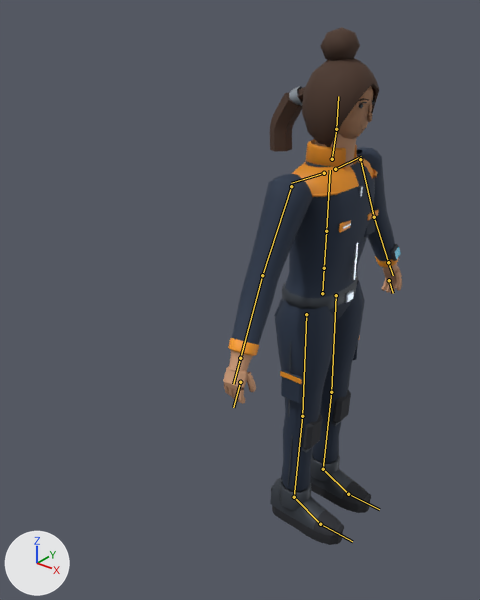
The glTF model assets/models/astronaut_indoor.glb, before and after one commit.
Before and after are seen from a camera (50 mm lens) standing at (1.126, -1.886, 2.009) and looking at (-0.211, -0.215, 0.973). Lighting does not change. The marker at lower left points along +X, +Y and +Z. The picture after the commit comes second. The bones that change, and the others that lie on the model, are drawn over the model as lines.

In view in the first picture: 'Body', 'Head_1', 'Head_2', 'Head_3'.
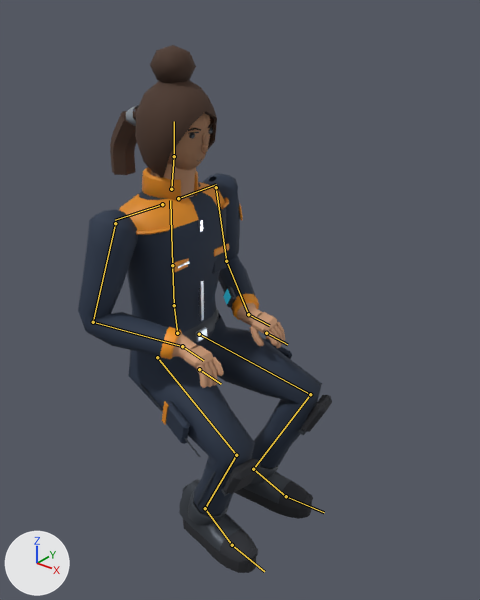
The newer file adds an action. The first version stands in its rest pose; the second is drawn at frame 42 of the action 'board'.

Boxes (x1, y1, x2, y2) around the edits, measured in the pictures (480 x 600 px):
'Body', posed (42% wider)
    before: (223, 134, 402, 545)
    after: (78, 164, 332, 573)
'Head_2', posed (6% wider, 10% taller)
    before: (302, 58, 379, 147)
    after: (135, 80, 217, 178)
'Head_3', posed
    before: (270, 86, 305, 152)
    after: (110, 106, 213, 175)
'Head_1', posed
    before: (321, 27, 360, 61)
    after: (150, 45, 196, 83)
bone 'hips', root to tip
    before: (322, 293) to (324, 268)
    after: (177, 333) to (174, 305)
bone 'spine', root to tip
    before: (324, 268) to (326, 231)
    after: (174, 305) to (172, 265)
bone 'neck', root to tip
    before: (332, 159) to (336, 129)
    after: (171, 189) to (174, 156)
bone 'shoulder.L', root to tip
    before: (335, 169) to (361, 156)
    after: (178, 198) to (216, 184)
bone 'upper_arm.L', root to tip
    before: (360, 159) to (374, 217)
    after: (216, 187) to (226, 261)
bone 'forearm.L', root to tip
    before: (374, 217) to (388, 262)
    after: (226, 261) to (248, 314)
bone 'hand.L', root to tip
    before: (388, 262) to (393, 275)
    after: (248, 314) to (269, 325)
bone 'shoulder.R', root to tip
    before: (324, 173) to (291, 183)
    after: (162, 204) to (115, 220)
bone 'upper_arm.R', root to tip
    before: (291, 186) to (262, 275)
    after: (115, 223) to (93, 322)
bone 'forearm.R', root to tip
    before: (262, 275) to (240, 358)
    after: (93, 322) to (182, 346)
bone 'hand.R', root to tip
    before: (240, 358) to (233, 384)
    after: (182, 346) to (203, 360)
bone 'thigh.L', root to tip
    before: (336, 295) to (331, 392)
    after: (199, 334) to (310, 394)
bone 'shin.L', root to tip
    before: (331, 392) to (323, 469)
    after: (310, 394) to (253, 469)
bone 'foot.L', root to tip
    before: (323, 469) to (348, 494)
    after: (253, 469) to (286, 496)
bone 'thigh.R', root to tip
    before: (306, 314) to (302, 416)
    after: (157, 357) to (236, 455)
bone 'shin.R', root to tip
    before: (302, 416) to (294, 497)
    after: (236, 455) to (205, 508)
bone 'foot.R', root to tip
    before: (294, 497) to (320, 524)
    after: (205, 508) to (232, 545)

The edits, one by one:
Bone 'hips' (bone_hips) moves from (0.0, 0.0, 0.0) to (-0.235, -0.024, 0.511).
Bone 'hips' (bone_hips) turns from (0, 0, 0) to (0, 0, 5) degrees about its own x, y and z.
Bone 'spine' (bone_spine) turns from (0, 0, 0) to (0, 0, -6) degrees about its own x, y and z.
Bone 'neck' (bone_neck) turns from (0, 0, 0) to (0, 0, -3) degrees about its own x, y and z.
Bone 'shoulder.L' (bone_shoulder_l) turns from (0, 0, 0) to (-1, 0, 0) degrees about its own x, y and z.
Bone 'upper_arm.L' (bone_upper_arm_l) turns from (0, 0, 0) to (-19, 35, -10) degrees about its own x, y and z.
Bone 'forearm.L' (bone_forearm_l) turns from (0, 0, 0) to (5, 63, -72) degrees about its own x, y and z.
Bone 'hand.L' (bone_hand_l) turns from (0, 0, 0) to (15, 11, 35) degrees about its own x, y and z.
Bone 'shoulder.R' (bone_shoulder_r) turns from (0, 0, 0) to (0, 0, 1) degrees about its own x, y and z.
Bone 'upper_arm.R' (bone_upper_arm_r) turns from (0, 0, 0) to (10, -35, -4) degrees about its own x, y and z.
Bone 'forearm.R' (bone_forearm_r) turns from (0, 0, 0) to (11, -52, -94) degrees about its own x, y and z.
Bone 'hand.R' (bone_hand_r) turns from (0, 0, 0) to (-14, -12, 33) degrees about its own x, y and z.
Bone 'thigh.L' (bone_thigh_l) turns from (0, 0, 0) to (12, -7, -68) degrees about its own x, y and z.
Bone 'shin.L' (bone_shin_l) turns from (0, 0, 0) to (3, -3, 98) degrees about its own x, y and z.
Bone 'foot.L' (bone_foot_l) turns from (0, 0, 0) to (21, 9, -12) degrees about its own x, y and z.
Bone 'thigh.R' (bone_thigh_r) turns from (0, 0, 0) to (-12, 7, -68) degrees about its own x, y and z.
Bone 'shin.R' (bone_shin_r) turns from (0, 0, 0) to (3, -3, 98) degrees about its own x, y and z.
Bone 'foot.R' (bone_foot_r) turns from (0, 0, 0) to (25, -4, -10) degrees about its own x, y and z.
